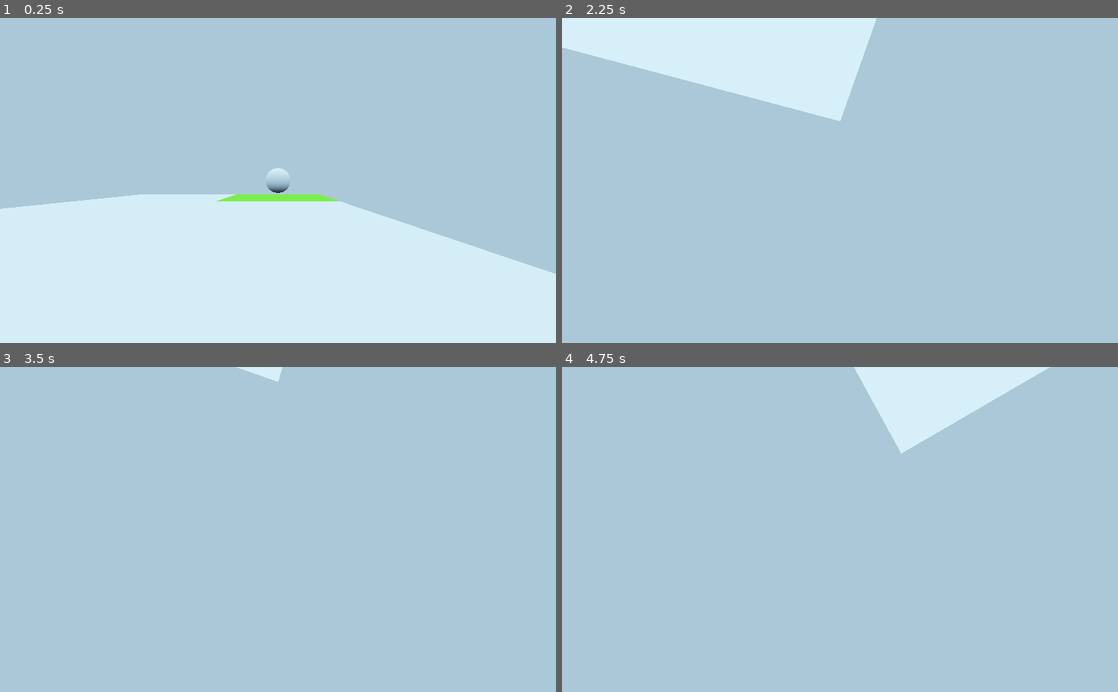
Above: before the commit, frames 1-4 (two rows, left to right).
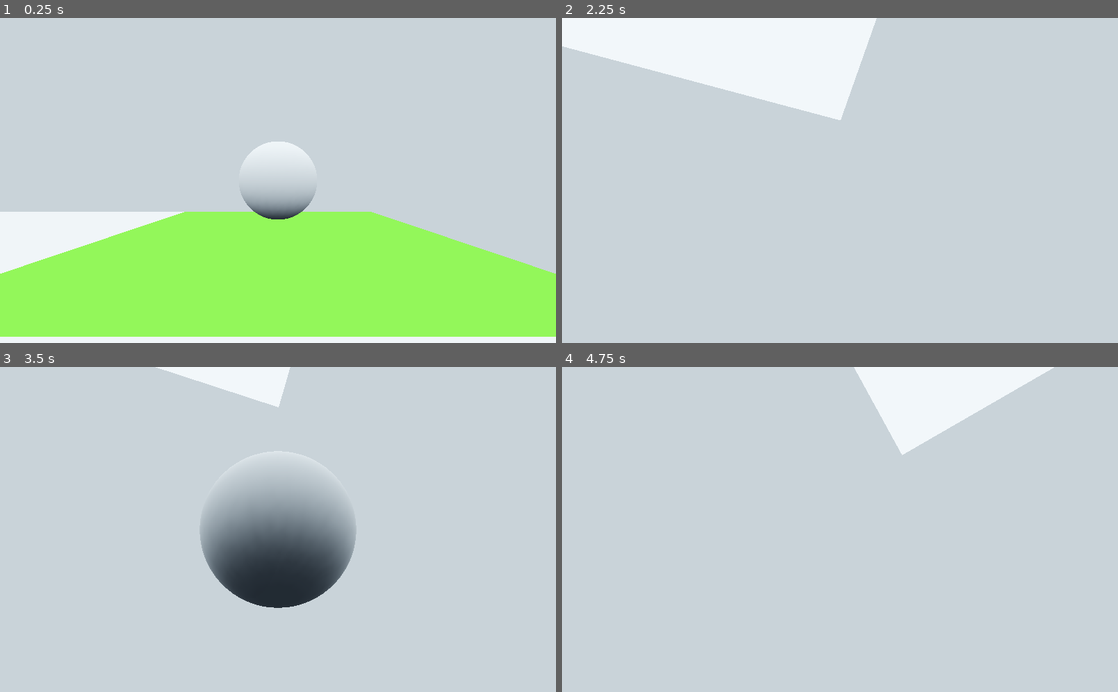
Above: after the commit, the same moments.

Repository: DrBopoH/graybox-slasher-prototype
Game: Godot game, scene res://Sources/Scripts/main.tscn
The game is run twice, just before and just after one commit, with the same random seed, the same clock (stepped at 60 frames per second) and the same inputs.
Inputs (mouse positions are in pixels of both pictures, inside the frame that each line leads up to):
- Up to frame 1 (0.25 s): no input
- Up to frame 2 (2.25 s): tap Enter at 0.5 s; move the mouse to (867, 180) at 0.52 s; hold Up (ui_up) 0.53-1.28 s; tap Alt at 0.6, 1.35, 2.1 s; tap Space (ui_select) at 0.77, 1.52 s; move the mouse to (728, 196) at 1.27 s; hold Down (ui_down) 1.28-2.03 s; move the mouse to (851, 174) at 2.02 s; hold Up (ui_up) from 2.03 s (still down)
- Up to frame 3 (3.5 s): keep holding Up (ui_up); move the mouse to (250, 594) at 2.77 s; tap Alt at 2.85 s; tap Space (ui_select) at 3.02 s
- Up to frame 4 (4.75 s): move the mouse to (878, 532) at 3.52 s; tap Alt at 3.6, 4.35 s; tap Space (ui_select) at 3.77, 4.52 s; move the mouse to (673, 480) at 4.27 s; release Up (ui_up) at 4.28 s; hold Left (ui_left) from 4.28 s (still down)

The runs differ from the first frame. In frame 1, 100% of the frame differs, in the area x 0-100%, y 0-100%; in frame 2, 100%; in frame 3, 98%; in frame 4, 100%.

Commit message:
Jumping on space button implement

Diff:
--- a/project/Sources/Scripts/Movement.gd
+++ b/project/Sources/Scripts/Movement.gd
@@ -9,9 +9,9 @@
 		Input.get_action_strength("ui_right") - Input.get_action_strength("ui_left"),
 		Input.get_action_strength("ui_select") - Input.get_action_strength("ui_focus"),
 		Input.get_action_strength("ui_down") - Input.get_action_strength("ui_up")
-	).normalized()
+	)
 
-	var target = get_parent().get_global_direction2d(direction)*3
+	var target = get_parent().get_global_direction2d(direction).normalized()*3
 
 	velocity.x = move_toward(velocity.x, target.x, delta*66)
 	velocity.z = move_toward(velocity.z, target.z, delta*66)
@@ -21,7 +21,9 @@
 		rotation.y = lerp_angle(rotation.y, target_rotation, delta * 15.0)
 
 	if is_on_floor():
-		velocity.y = -0.1
+		print(target.y)
+		if direction.y > 0:
+			velocity.y += direction.y*4.3
 	else:
 		velocity.y += gravity*delta
 
--- a/project/Sources/Scripts/main.gd
+++ b/project/Sources/Scripts/main.gd
@@ -53,6 +53,7 @@
 			mouse_toggle_capture()
 
 func _process(delta):
-	camera_gimbal.position.x = move_toward(camera_gimbal.translation.x, $Player.translation.x, delta*5)
-	camera_gimbal.position.y = move_toward(camera_gimbal.translation.y, $Player.translation.y, delta*5)
-	camera_gimbal.position.z = move_toward(camera_gimbal.translation.z, $Player.translation.z, delta*5)
+	camera_gimbal.translation = $Player.translation
+	#camera_gimbal.translation.x = move_toward(camera_gimbal.translation.x, $Player.translation.x, delta*5)
+	#camera_gimbal.translation.y = move_toward(camera_gimbal.translation.y, $Player.translation.y, delta*5)
+	#camera_gimbal.translation.z = move_toward(camera_gimbal.translation.z, $Player.translation.z, delta*5)
--- a/project/default_env.tres
+++ b/project/default_env.tres
@@ -2,6 +2,7 @@
 
 [sub_resource type="ProceduralSky" id=1]
 radiance_size = 4
+sky_top_color = Color( 0.855, 0.91675, 0.95, 1 )
 texture_size = 4
 
 [resource]
